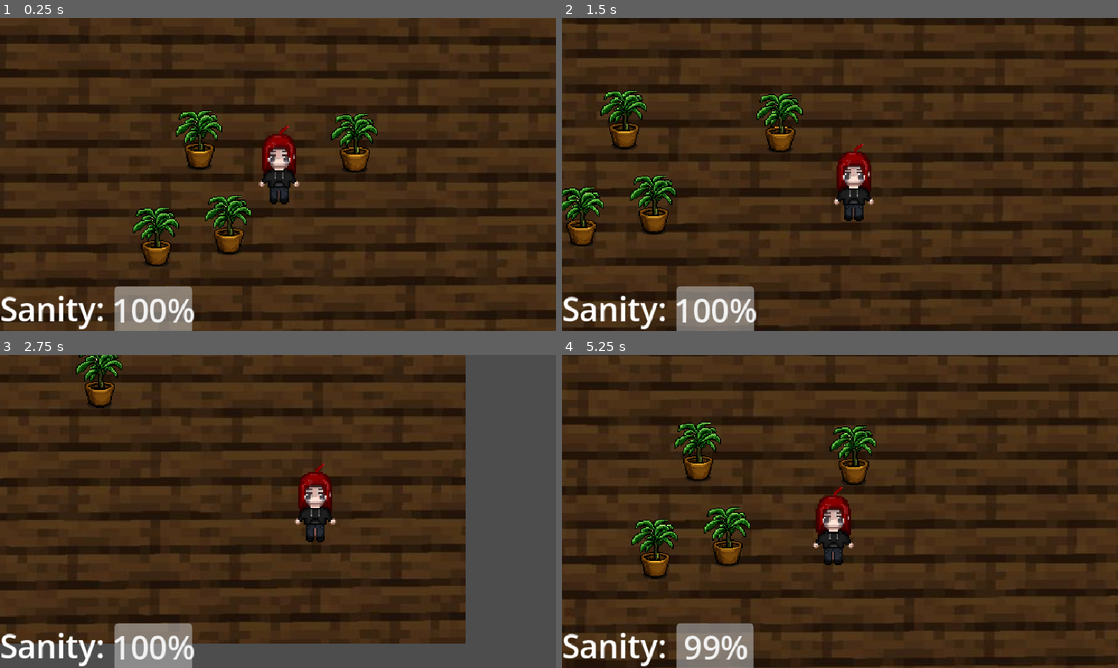
Above: before the commit, frames 1-4 (two rows, left to right).
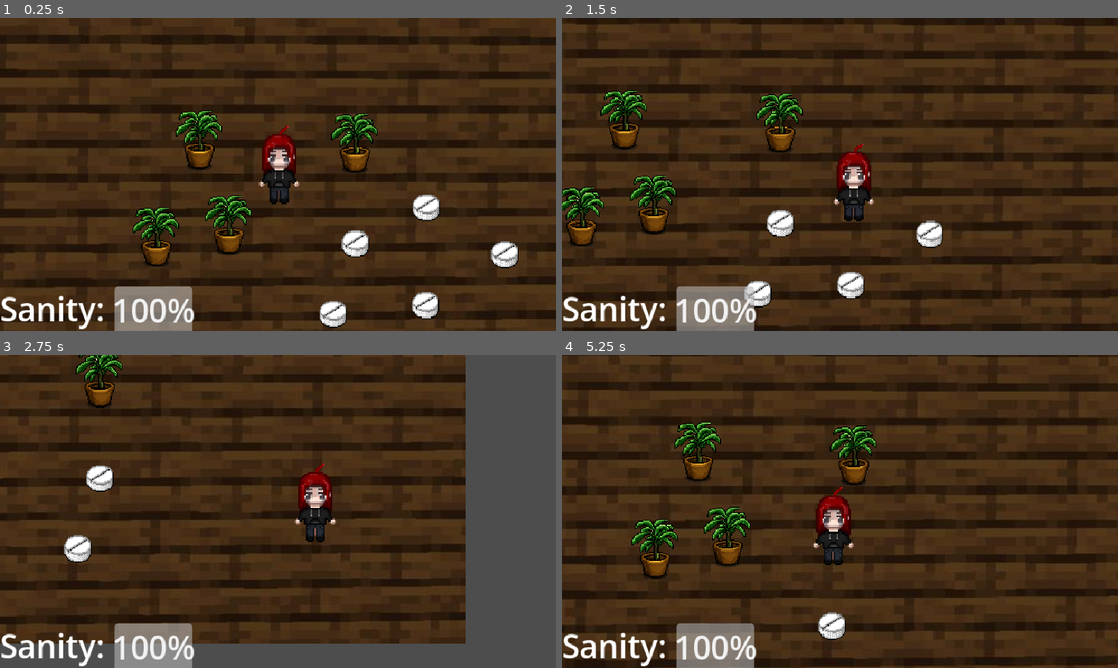
Above: after the commit, the same moments.

Repository: Tafi0405/Charlotte
Game: Godot game, scene res://piso.tscn
The game is run twice, just before and just after one commit, with the same random seed, the same clock (stepped at 60 frames per second) and the same inputs.
Inputs:
- Up to frame 1 (0.25 s): no input
- Up to frame 2 (1.5 s): tap Enter at 0.5 s; hold D 0.53-1.28 s; hold Shift 0.53-1.28 s; hold S from 1.28 s (still down); tap Shift at 1.35 s
- Up to frame 3 (2.75 s): release S at 2.03 s; hold D from 2.03 s (still down); hold Shift from 2.03 s (still down)
- Up to frame 4 (5.25 s): release D at 2.78 s; release Shift at 2.78 s; hold W 2.78-3.53 s; tap Shift at 2.85, 4.35 s; hold Shift 3.53-4.28 s; hold A 3.53-5.03 s; hold S from 5.03 s (still down); hold Shift from 5.03 s (still down)

The runs differ from the first frame. In frame 1, 1.8% of the frame differs, in the area x 57-94%, y 56-100%; in frame 2, 1.4%; in frame 3, 0.7%; in frame 4, 1.1%.

Commit message:
caramelo creado (recupera 10 puntos de vida)

Diff:
--- /dev/null
+++ b/drug.gd
@@ -0,0 +1,18 @@
+extends Area2D
+
+@export var healAmount: int = 10
+
+# Called when the node enters the scene tree for the first time.
+func _ready() -> void:
+	body_entered.connect(_on_body_entered)
+
+
+func _on_body_entered(body):
+	if body.is_in_group("player"):
+		body.currentHealth = min (body.currentHealth + healAmount, body.maxHealth)
+	#body.healthChange.emit()
+
+	print("Recovered health: ", healAmount)
+	print("Current health: ", body.currentHealth)
+
+	queue_free()
--- /dev/null
+++ b/drug.tscn
@@ -0,0 +1,17 @@
+[gd_scene format=3 uid="uid://cr3kgrmpaec6m"]
+
+[ext_resource type="Texture2D" uid="uid://cvwh04nlk3qnf" path="res://Assets/drug.png" id="1_3fcus"]
+[ext_resource type="Script" uid="uid://u6xnsp8bjjyn" path="res://drug.gd" id="1_315i8"]
+
+[sub_resource type="CircleShape2D" id="CircleShape2D_315i8"]
+radius = 43.046486
+
+[node name="Drug" type="Area2D" unique_id=2551841]
+script = ExtResource("1_315i8")
+
+[node name="Sprite2D" type="Sprite2D" parent="." unique_id=538609210]
+scale = Vector2(0.2, 0.2)
+texture = ExtResource("1_3fcus")
+
+[node name="CollisionShape2D" type="CollisionShape2D" parent="." unique_id=156606563]
+shape = SubResource("CircleShape2D_315i8")
--- a/piso.tscn
+++ b/piso.tscn
@@ -1,10 +1,11 @@
-[gd_scene load_steps=10 format=3 uid="uid://dlqgf853sy0ml"]
+[gd_scene format=3 uid="uid://dlqgf853sy0ml"]
 
 [ext_resource type="Texture2D" uid="uid://h6xjte3notaq" path="res://Assets/madera oscura.jpg" id="1_kijln"]
 [ext_resource type="PackedScene" uid="uid://b8ciwep4g21xx" path="res://planta.tscn" id="2_t6b2e"]
 [ext_resource type="PackedScene" uid="uid://c5al5wncvlm8c" path="res://charlotte.tscn" id="3_hc6nc"]
 [ext_resource type="PackedScene" uid="uid://cmoral3tumpmy" path="res://character_body_2d.tscn" id="4_t6b2e"]
 [ext_resource type="Script" uid="uid://bcejren7mmegs" path="res://sanity.gd" id="5_hc6nc"]
+[ext_resource type="PackedScene" uid="uid://cr3kgrmpaec6m" path="res://drug.tscn" id="6_0g0i5"]
 
 [sub_resource type="RectangleShape2D" id="RectangleShape2D_kijln"]
 size = Vector2(878, 1)
@@ -18,67 +19,62 @@
 [sub_resource type="RectangleShape2D" id="RectangleShape2D_0g0i5"]
 size = Vector2(1, 486)
 
-[node name="piso" type="Node2D"]
+[node name="piso" type="Node2D" unique_id=2063759365]
 y_sort_enabled = true
 position = Vector2(28, -6)
 
-[node name="MaderaOscura" type="Sprite2D" parent="."]
+[node name="MaderaOscura" type="Sprite2D" parent="." unique_id=1666275880]
 z_index = -1
 position = Vector2(441.00003, 167.00002)
 scale = Vector2(3.556, 3)
 texture = ExtResource("1_kijln")
 
-[node name="Planta" parent="." instance=ExtResource("2_t6b2e")]
+[node name="Planta" parent="." unique_id=1466287114 instance=ExtResource("2_t6b2e")]
 position = Vector2(75, 398)
 
-[node name="Planta2" parent="." instance=ExtResource("2_t6b2e")]
+[node name="Planta2" parent="." unique_id=1190637010 instance=ExtResource("2_t6b2e")]
 position = Vector2(663, 121)
 
-[node name="Planta3" parent="." instance=ExtResource("2_t6b2e")]
+[node name="Planta3" parent="." unique_id=320744660 instance=ExtResource("2_t6b2e")]
 position = Vector2(202, 111)
 
-[node name="Planta4" parent="." instance=ExtResource("2_t6b2e")]
+[node name="Planta4" parent="." unique_id=1925929279 instance=ExtResource("2_t6b2e")]
 position = Vector2(289, 362)
 
-[node name="Charlotte" parent="." instance=ExtResource("3_hc6nc")]
+[node name="Charlotte" parent="." unique_id=1131104483 instance=ExtResource("3_hc6nc")]
 position = Vector2(431, 191)
-walk_speed = null
-run_speed = null
-maxHealth = null
-walkHealthInterval = null
-runHealthInterval = null
 
-[node name="Camera2D" type="Camera2D" parent="Charlotte"]
+[node name="Camera2D" type="Camera2D" parent="Charlotte" unique_id=491476488]
 position = Vector2(4, 9)
 zoom = Vector2(0.525, 0.525)
 position_smoothing_enabled = true
 
-[node name="Límites" type="StaticBody2D" parent="."]
+[node name="Límites" type="StaticBody2D" parent="." unique_id=1322821530]
 position = Vector2(-834, -572)
 scale = Vector2(3, 3)
 
-[node name="CollisionShape2D" type="CollisionShape2D" parent="Límites"]
+[node name="CollisionShape2D" type="CollisionShape2D" parent="Límites" unique_id=1760785829]
 position = Vector2(423.00003, -0.5)
 shape = SubResource("RectangleShape2D_kijln")
 
-[node name="CollisionShape2D2" type="CollisionShape2D" parent="Límites"]
+[node name="CollisionShape2D2" type="CollisionShape2D" parent="Límites" unique_id=2078720160]
 position = Vector2(424, 484)
 shape = SubResource("RectangleShape2D_t6b2e")
 
-[node name="CollisionShape2D3" type="CollisionShape2D" parent="Límites"]
+[node name="CollisionShape2D3" type="CollisionShape2D" parent="Límites" unique_id=86667903]
 position = Vector2(-16, 242)
 shape = SubResource("RectangleShape2D_hc6nc")
 
-[node name="CollisionShape2D4" type="CollisionShape2D" parent="Límites"]
+[node name="CollisionShape2D4" type="CollisionShape2D" parent="Límites" unique_id=1398900087]
 position = Vector2(863, 242)
 shape = SubResource("RectangleShape2D_0g0i5")
 
-[node name="Enemigo" parent="." instance=ExtResource("4_t6b2e")]
+[node name="Enemigo" parent="." unique_id=1623863490 instance=ExtResource("4_t6b2e")]
 position = Vector2(1525, -361)
 
-[node name="CanvasLayer" type="CanvasLayer" parent="."]
+[node name="CanvasLayer" type="CanvasLayer" parent="." unique_id=1643635403]
 
-[node name="Label" type="Label" parent="CanvasLayer"]
+[node name="Label" type="Label" parent="CanvasLayer" unique_id=53994845]
 anchors_preset = 2
 anchor_top = 1.0
 anchor_bottom = 1.0
@@ -88,7 +84,7 @@
 theme_override_font_sizes/font_size = 50
 text = "Sanity:"
 
-[node name="ProgressBar" type="ProgressBar" parent="CanvasLayer/Label"]
+[node name="ProgressBar" type="ProgressBar" parent="CanvasLayer/Label" unique_id=1777874040]
 layout_mode = 0
 offset_left = 178.0
 offset_right = 299.0
@@ -98,3 +94,18 @@
 theme_override_font_sizes/font_size = 50
 value = 100.0
 script = ExtResource("5_hc6nc")
+
+[node name="Drug" parent="." unique_id=2551841 instance=ExtResource("6_0g0i5")]
+position = Vector2(664, 405)
+
+[node name="Drug2" parent="." unique_id=817358852 instance=ExtResource("6_0g0i5")]
+position = Vector2(874, 298)
+
+[node name="Drug3" parent="." unique_id=1672438619 instance=ExtResource("6_0g0i5")]
+position = Vector2(1106, 437)
+
+[node name="Drug4" parent="." unique_id=53436460 instance=ExtResource("6_0g0i5")]
+position = Vector2(872, 587)
+
+[node name="Drug5" parent="." unique_id=795910008 instance=ExtResource("6_0g0i5")]
+position = Vector2(598, 613)
Not shown, added: Assets/drug.png.import
Not shown, added: drug.gd.uid
